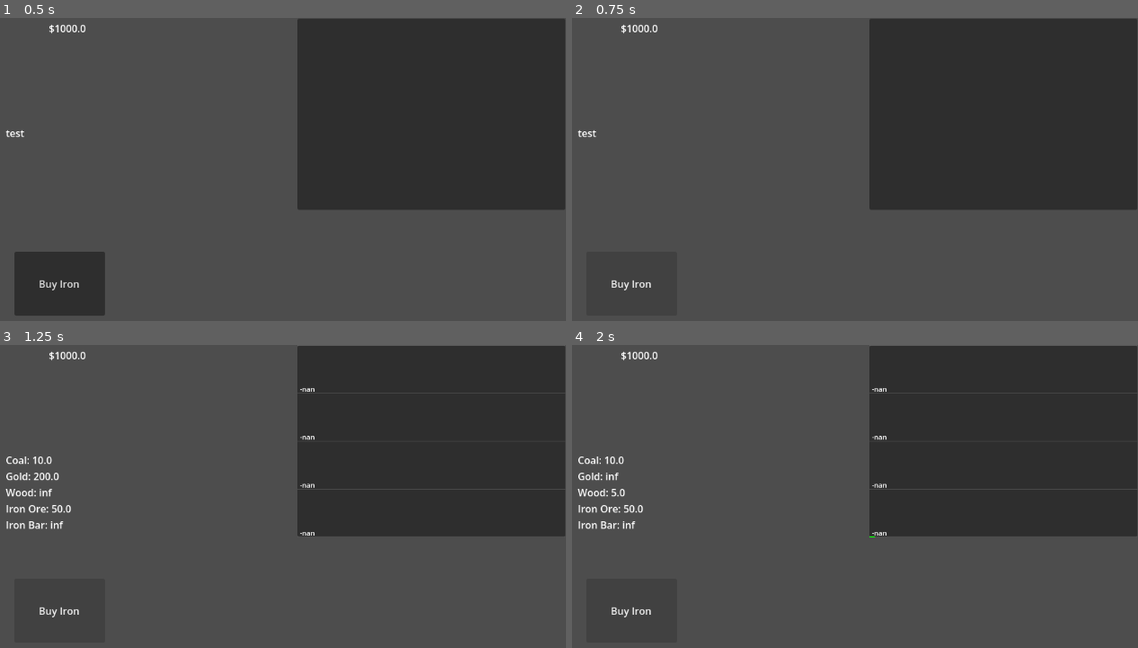
Above: before the commit, frames 1-4 (two rows, left to right).
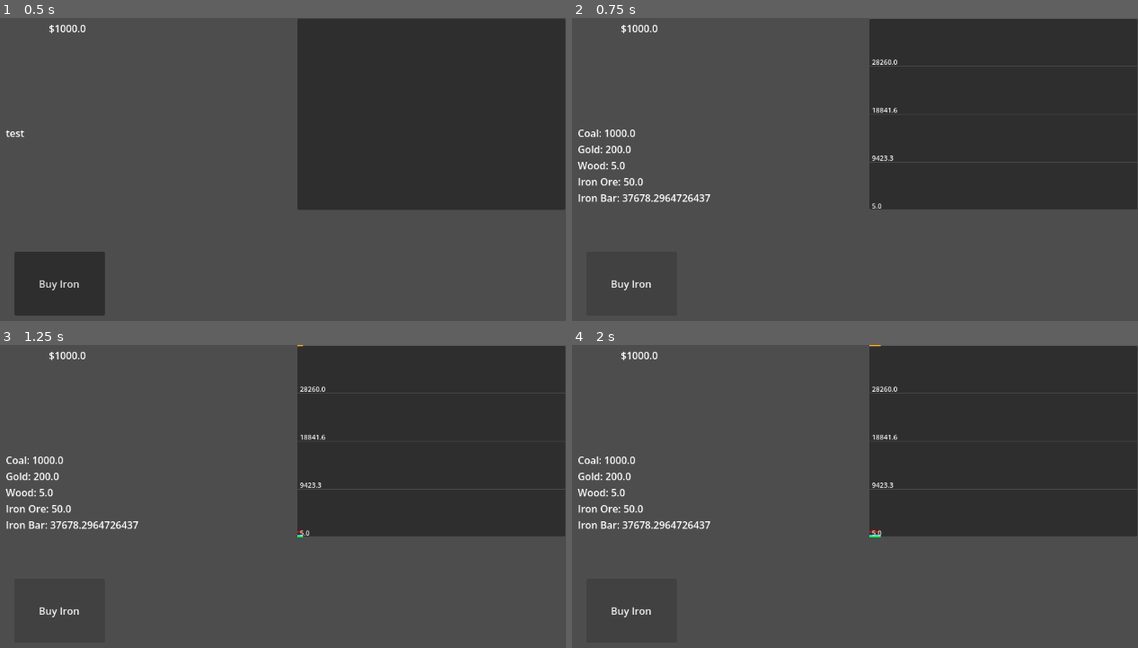
Above: after the commit, the same moments.

Repository: Uziel-8/PL-Market-Test
Game: Godot game, scene res://Scenes/level.tscn
Two runs of this game, one before a commit and one after it. Both use one fixed random seed, a clock stepped at 60 frames per second and the inputs below.
Inputs:
- Up to frame 1 (0.5 s): no input
- Up to frame 2 (0.75 s): click "Buy Iron" at 0.5 s
- Up to frame 3 (1.25 s): no input
- Up to frame 4 (2 s): click "Buy Iron" at 1.25 s

Frame 1 is identical in both runs. In frame 2, 1.2% of the frame differs, in the area x 0-100%, y 13-63%; in frame 3, 0.5%; in frame 4, 0.6%.

Commit message:
changing some more stuff around, streamlining a bit. The maths is quite cooked at the moment, not sure if that is due to the values on the resources, or the formulas in the function. will need to get a better understanding of that and fix/rewrite

Diff:
--- a/Resources/coal.tres
+++ b/Resources/coal.tres
@@ -7,10 +7,9 @@
 commodity_name = "Coal"
 base_price = 10.0
 current_price = 10.0
+min_supply = 10.0
 supply = 1.0
 demand = 1.1
-volatility_low = 0.9
-volatility_high = 1.1
-global_quantity = 1000
+global_quantity = 800
 target_quantity = 1000
 metadata/_custom_type_script = "uid://dadgjthpvgbma"
--- a/Resources/gold.tres
+++ b/Resources/gold.tres
@@ -7,11 +7,10 @@
 commodity_name = "Gold"
 base_price = 200.0
 current_price = 200.0
+min_supply = 10.0
 supply = 1.0
 demand = 1.0
-volatility_low = 0.5
-volatility_high = 1.5
-global_quantity = 500
+global_quantity = 600
 target_quantity = 500
 elasticity = 2.0
 metadata/_custom_type_script = "uid://dadgjthpvgbma"
--- a/Resources/iron_bar.tres
+++ b/Resources/iron_bar.tres
@@ -7,9 +7,9 @@
 commodity_name = "Iron Bar"
 base_price = 150.0
 current_price = 150.0
+min_supply = 10.0
 supply = 1.0
 demand = 1.0
-volatility_low = 0.7
-volatility_high = 1.2
-global_quantity = 100
+global_quantity = 75
+elasticity = 1.2
 metadata/_custom_type_script = "uid://dadgjthpvgbma"
--- a/Resources/iron_ore.tres
+++ b/Resources/iron_ore.tres
@@ -7,9 +7,11 @@
 commodity_name = "Iron Ore"
 base_price = 50.0
 current_price = 50.0
+min_supply = 50.0
 supply = 1.0
 demand = 1.0
 volatility = 10.0
-global_quantity = 300
+global_quantity = 500
 target_quantity = 300
+elasticity = 0.8
 metadata/_custom_type_script = "uid://dadgjthpvgbma"
--- a/Resources/wood.tres
+++ b/Resources/wood.tres
@@ -7,10 +7,8 @@
 commodity_name = "Wood"
 base_price = 5.0
 current_price = 5.0
-supply = 1.1
-demand = 1.0
-volatility_low = 0.9
-volatility_high = 1.0
-global_quantity = 5000
+volatility = 2000.0
+global_quantity = 6000
 target_quantity = 5000
+elasticity = 0.7
 metadata/_custom_type_script = "uid://dadgjthpvgbma"
--- a/Scenes/level.gd
+++ b/Scenes/level.gd
@@ -11,9 +11,6 @@
 	EventBus.game_tick.emit()
 
 func game_tick():
-	for Commodity in Globals.commodities:
-		print(Commodity.commodity_name, " current price: ", Commodity.current_price)
-	_update_production()
 	_update_market()
 	_update_label()
 
@@ -21,12 +18,6 @@
 	label.text = ""
 	for commodity in Globals.commodities:
 		label.text += str(commodity.commodity_name, ": ", commodity.current_price) + "\n"
-
-func _update_production():
-	for commodity in Globals.commodities:
-		commodity.global_quantity += commodity.production_rate
-		commodity.global_quantity -= commodity.consumption_rate
-		commodity.global_quantity = max(commodity.global_quantity, 0.0)
 
 
 func _update_market():
@@ -43,12 +34,13 @@
 		commodity.global_quantity += commodity.production_rate
 		commodity.global_quantity -= actual_consumption
 		commodity.global_quantity += noise
-		commodity.global_quantity = max(commodity.global_quantity, 0.0)
+		commodity.global_quantity = max(commodity.global_quantity, 1.0)
 
 		##Price from quantity vs target
 		var quantity_ratio = commodity.global_quantity/max(commodity.target_quantity, 1.0)
+		quantity_ratio = max(quantity_ratio, 0.01)
 		commodity.current_price = commodity.base_price / pow(quantity_ratio, commodity.elasticity)
-		print(commodity.commodity_name, " updated price: ", commodity.current_price, ", quantity: ", commodity.global_quantity)
+		print(commodity.commodity_name, " current price: ", commodity.current_price, ", quantity: ", commodity.global_quantity)
 		$Panel/PriceGraph.record_price(commodity.commodity_name, commodity.current_price)
 
 
--- a/Scenes/level.tscn
+++ b/Scenes/level.tscn
@@ -1,13 +1,13 @@
 [gd_scene format=3 uid="uid://crr7rs2oxppb"]
 
 [ext_resource type="Script" uid="uid://d1pmn0wkwor15" path="res://Scenes/level.gd" id="1_tumq0"]
-[ext_resource type="PackedScene" uid="uid://dmu63ibo5pshr" path="res://Scenes/production_centre_1.tscn" id="2_k5f4k"]
 [ext_resource type="Script" uid="uid://cn7xk62lajnpm" path="res://Scenes/price_graph.gd" id="3_6phgx"]
 
 [node name="Level" type="Node2D" unique_id=1485133035]
 script = ExtResource("1_tumq0")
 
 [node name="Timer" type="Timer" parent="." unique_id=1146651220]
+wait_time = 0.5
 autostart = true
 
 [node name="Label" type="Label" parent="." unique_id=1598919518]
@@ -40,8 +40,6 @@
 grow_vertical = 2
 script = ExtResource("3_6phgx")
 
-[node name="ProductionCentre1" parent="." unique_id=804269367 instance=ExtResource("2_k5f4k")]
-
 [node name="Button" type="Button" parent="." unique_id=1379138880]
 offset_left = 267.0
 offset_top = 375.0
--- a/Scripts/commodity.gd
+++ b/Scripts/commodity.gd
@@ -8,12 +8,6 @@
 @export var base_price: float
 @export var current_price: float
 
-@export var min_supply : float = 100.0
-@export var supply: float
-@export var supply_next: float = 1.0 ##supply in the next tick
-@export var demand: float
-@export var demand_next: float = 1.0
-
 @export var volatility: float = 5.0
 
 @export var global_quantity: int
